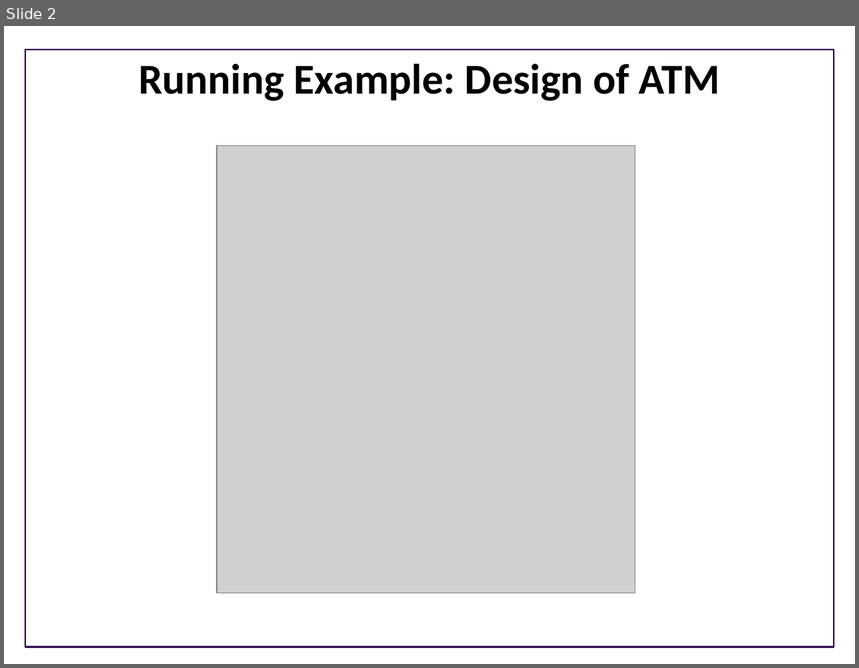
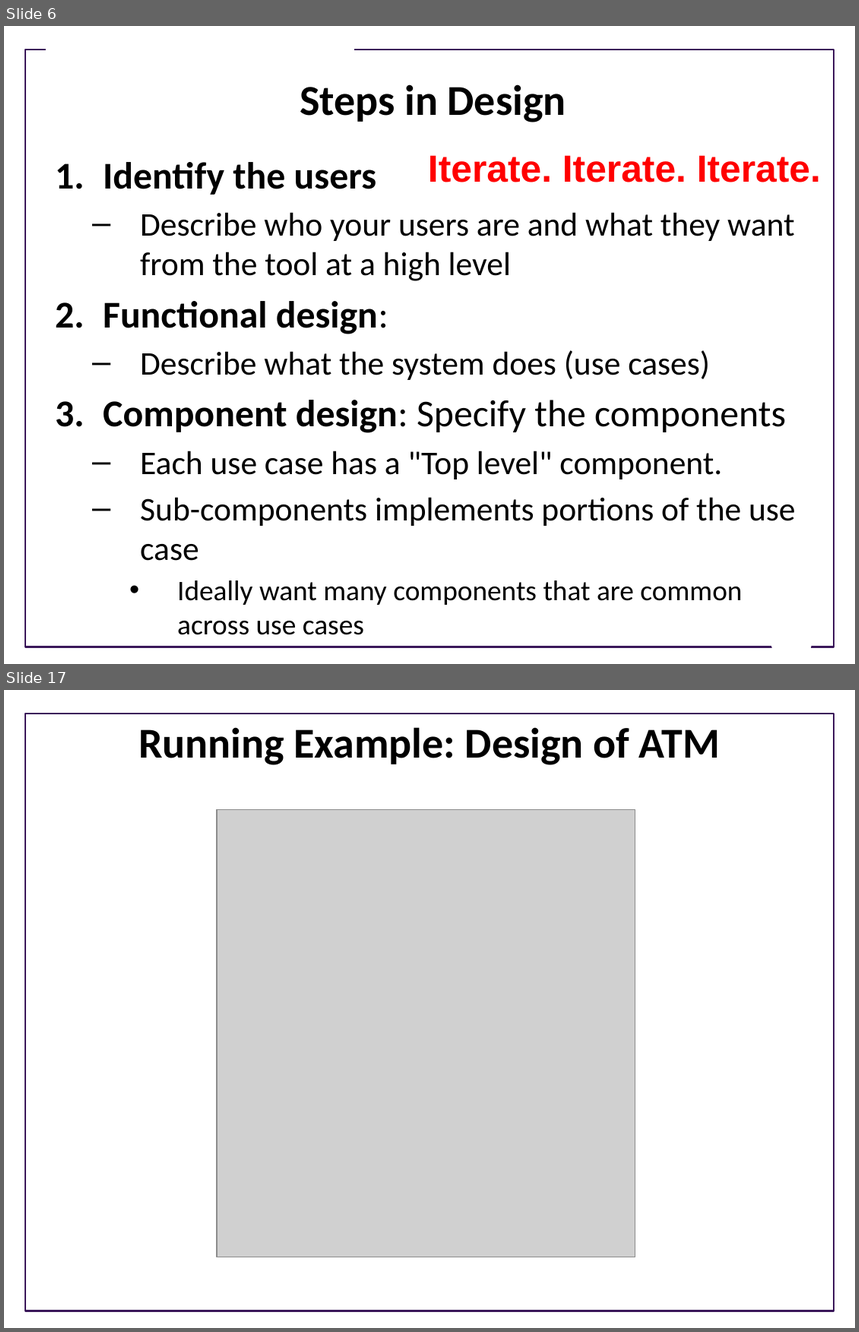
Before and after one commit to UWDIRECT/UWDIRECT.github.io, a slide deck: Wi22_content/SEDS/Use_cases.pptx. Shown one above the other, each under a label of ours: slide 2 before the commit, slides 6 and 17 after it; the slides between them are not shown. The pictures are 859x668 and 859x1332 pixels, drawn with LibreOffice and Linux fonts; fonts in the diff are those of the drawing; grey boxes stand for pictures; background and template pictures are left out. Boxes give left, top, right and bottom in pixels: in the first picture for what was removed or moved away, otherwise in the second. Text is boxed around its words. In the diff, an @@ line names an element or a change of style, - is before the commit and + after.

```diff
--- a/Wi22_content/SEDS/Use_cases.pptx
+++ b/Wi22_content/SEDS/Use_cases.pptx
@@ slide 6 added at box(4, 26, 855, 664), background #FFFFFF; not listed: 1 template element that a slide beside it also shows @@
@@ rectangle added at box(46, 40, 354, 61), fill #FFFFFF @@
@@ title added at box(300, 85, 566, 123), 36 pt, text #000000, bold @@
+Steps in Design
@@ text added at box(103, 162, 796, 636), 28 pt, text #000000 @@
+1. Identify the users
+  – Describe who your users are and what they want from the tool at a high level
+2. Functional design:
+  – Describe what the system does (use cases)
+3. Component design: Specify the components
+  – Each use case has a "Top level" component.
+  – Sub-components implements portions of the use case
+    • Ideally want many components that are common across use cases
@@ text added at box(428, 155, 821, 183), 32 pt, text #FF0000, bold @@
+Iterate. Iterate. Iterate.
@@ trapezoid added at box(764, 617, 819, 653), fill #FFFFFF @@
@@ what was slide 2 is now slide 17 @@
```
Also in this commit, not shown: 2 slides changed, 28 other slides added, 2 slides removed.
